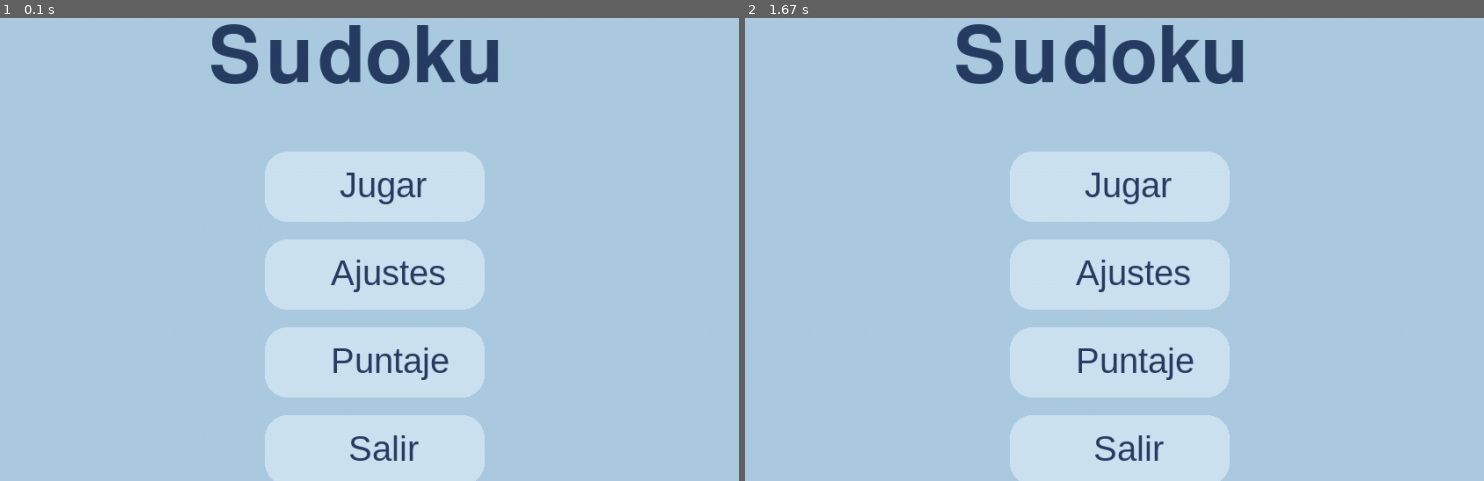
Above: before the commit, frames 1-2 (left to right).
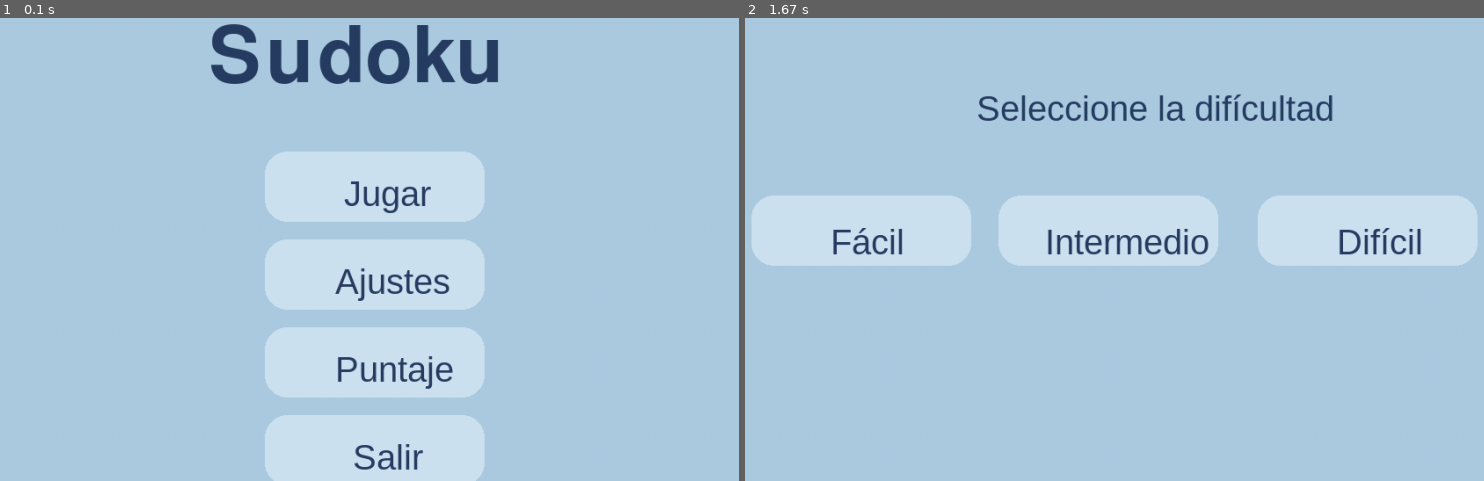
Above: after the commit, the same moments.

Repository: xxmileww/UTN-Pygame
Game: pygame game, started from main.py
Same seed, same stepped clock (60 frames per second), same inputs: the game is played once before the commit and once after it.
Inputs:
- Up to frame 1 (0.1 s): no input
- Up to frame 2 (1.67 s): click "Jugar" at 0.38 s

The runs differ from the first frame. In frame 1, 2.1% of the frame differs, in the area x 44-62%, y 33-98%; in frame 2, 27%, in the area x 0-100%, y 1-100%.

Commit message:
botones funcionales

Diff:
--- a/funciones.py
+++ b/funciones.py
@@ -187,6 +187,3 @@
     resta_tiempo = tiempo // 10
     puntaje = base - resta_errores - resta_tiempo
     return max(0, int(puntaje))
-
-
-# def primer_pantalla(boton_1: Rect, boton_2: Rect, boton_3: Rect, boton_4: Rect, titulo:  ):
--- a/main.py
+++ b/main.py
@@ -12,8 +12,9 @@
 ancho_ventana = int(ancho_pantalla * 0.8)
 alto_ventana = int(alto_pantalla * 0.8)
 
-fuente_botones = pygame.font.SysFont("Arial", 40)
+fuente_botones = pygame.font.SysFont("Arial Rounded MT", 40)
 fuente_titulo = pygame.font.SysFont("Bauhaus 93", 130)
+fuente_textos = pygame.font.SysFont("Arial Rounded MT", 300)
 
 pantalla = pygame.display.set_mode((ancho_ventana, alto_ventana))
 
@@ -42,36 +43,95 @@
 boton_puntaje = pygame.Rect(boton_ajustes.x, boton_ajustes.y + alto_botones + espacio_botones, ancho_botones, alto_botones)
 boton_salir = pygame.Rect(boton_ajustes.x, boton_puntaje.y + alto_botones + espacio_botones, ancho_botones, alto_botones)
 
+boton_facil = pygame.Rect(ancho_pantalla * 0.10, alto_pantalla * 0.35, ancho_botones, alto_botones)
+boton_intermedio = pygame.Rect(ancho_pantalla * 0.32, boton_facil.y, ancho_botones, alto_botones)
+boton_dificil = pygame.Rect(ancho_pantalla * 0.55, boton_facil.y, ancho_botones, alto_botones)
 
 ejecutando = True
 while ejecutando:
+    pantalla.fill(color_fondo)
     if pantalla_actual == 1:
         for evento in pygame.event.get():
             if evento.type == pygame.QUIT:
                 pygame.quit()
                 quit()
-            if evento.type == pygame.MOUSEBUTTONDOWN:
-                if rec_jugar.collidepoint(evento.pos):
-                    print("Hice click en jugar")
 
-        pantalla.fill(color_fondo)
+        if evento.type == pygame.MOUSEBUTTONDOWN:
+            if rec_jugar.collidepoint(evento.pos):
+                pantalla_actual = 2
+
+        if evento.type == pygame.MOUSEBUTTONDOWN:
+            if rec_ajustes.collidepoint(evento.pos):
+                pantalla_actual = 3
+
+        if evento.type == pygame.MOUSEBUTTONDOWN:
+            if rec_puntaje.collidepoint(evento.pos):
+                pantalla_actual = 4
+
+        if evento.type == pygame.MOUSEBUTTONDOWN:
+            if rec_salir.collidepoint(evento.pos):
+                pygame.quit()
+                quit()
+
         rec_jugar = pygame.draw.rect(pantalla, color_botones, boton_jugar, border_radius = 25)
+        rec_ajustes = pygame.draw.rect(pantalla, color_botones, boton_ajustes, border_radius = 25 )
+        rec_puntaje = pygame.draw.rect(pantalla, color_botones, boton_puntaje, border_radius = 25)
+        rec_salir = pygame.draw.rect(pantalla, color_botones, boton_salir, border_radius = 25)
 
-        pygame.draw.rect(pantalla, color_botones, boton_ajustes, border_radius = 25 )
-        pygame.draw.rect(pantalla, color_botones, boton_ajustes, 2, border_radius = 25)
-        pygame.draw.rect(pantalla, color_botones, boton_puntaje, border_radius = 25)
-        pygame.draw.rect(pantalla, color_botones, boton_puntaje, 2, border_radius = 25)
-        pygame.draw.rect(pantalla, color_botones, boton_salir, border_radius = 25)
-        pygame.draw.rect(pantalla, color_botones, boton_salir, 2, border_radius = 25)
         titulo = fuente_titulo.render("Sudoku", True, color_fuente)
         jugar = fuente_botones.render("Jugar", True, color_fuente)
         ajustes = fuente_botones.render("Ajustes", True, color_fuente)
         puntaje = fuente_botones.render("Puntaje", True, color_fuente)
         salir = fuente_botones.render("Salir", True, color_fuente)
+
         pantalla.blit(titulo, (ancho_pantalla * 0.28, alto_pantalla * 0.07))
-        pantalla.blit(jugar, (boton_jugar.x + 85, boton_jugar.y + 15))
-        pantalla.blit(ajustes, (boton_ajustes.x + 75, boton_ajustes.y + 15))
-        pantalla.blit(puntaje, (boton_puntaje.x + 75, boton_puntaje.y + 15))
-        pantalla.blit(salir, (boton_salir.x + 95, boton_salir.y + 15))
+        pantalla.blit(jugar, (boton_jugar.x + 90, boton_jugar.y + 25))
+        pantalla.blit(ajustes, (boton_ajustes.x + 80, boton_ajustes.y + 25))
+        pantalla.blit(puntaje, (boton_puntaje.x + 80, boton_puntaje.y + 25))
+        pantalla.blit(salir, (boton_salir.x + 100, boton_salir.y + 25))
+
+    elif pantalla_actual == 2:
+        for evento in pygame.event.get():
+            if evento.type == pygame.QUIT:
+                pygame.quit()
+                quit()
+            if evento.type == pygame.KEYDOWN:
+                if evento.key == pygame.K_ESCAPE:
+                    pantalla_actual = 1
+
+        pantalla.fill(color_fondo)
+
+        rec_facil = pygame.draw.rect(pantalla, color_botones, boton_facil, border_radius =  25)
+        rec_intermedio = pygame.draw.rect(pantalla, color_botones, boton_intermedio, border_radius = 25)
+        rec_dificil = pygame.draw.rect(pantalla, color_botones, boton_dificil, border_radius = 25)
+
+        dificultad = fuente_botones.render("Seleccione la difícultad", True, color_fuente)
+        facil = fuente_botones.render("Fácil", True, color_fuente)
+        intermedio = fuente_botones.render("Intermedio", True, color_fuente)
+        dificil = fuente_botones.render("Difícil", True, color_fuente)
+
+        pantalla.blit(dificultad, (ancho_pantalla * 0.30, alto_pantalla * 0.18))
+        pantalla.blit(facil, (boton_facil.x + 90, boton_facil.y + 30))
+        pantalla.blit(intermedio, (boton_intermedio.x + 53, boton_intermedio.y + 30))
+        pantalla.blit(dificil, (boton_dificil.x + 90, boton_dificil.y + 30))
+
+    elif pantalla_actual == 3:
+        for evento in pygame.event.get():
+            if evento.type == pygame.QUIT:
+                pygame.quit()
+                quit()
+            if evento.type == pygame.KEYDOWN:
+                if evento.key == pygame.K_ESCAPE:
+                    pantalla_actual = 1
+
+
+    elif pantalla_actual == 4:
+        for evento in pygame.event.get():
+            if evento.type == pygame.QUIT:
+                pygame.quit()
+                quit()
+            if evento.type == pygame.KEYDOWN:
+                if evento.key == pygame.K_ESCAPE:
+                    pantalla_actual = 1
 
     pygame.display.flip()
